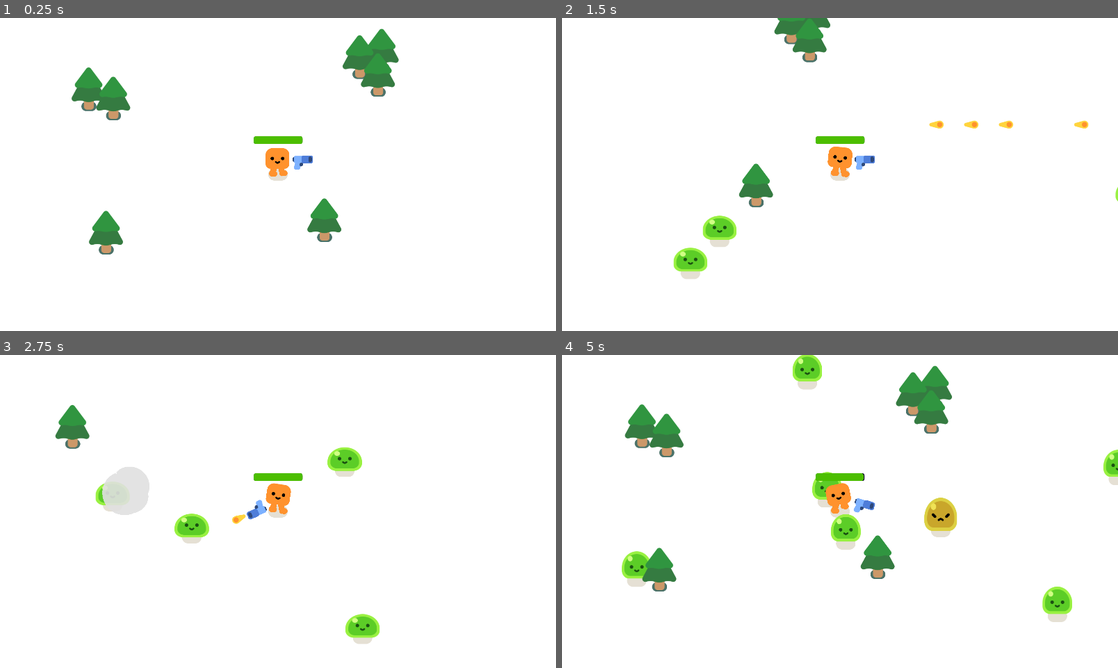
Above: before the commit, frames 1-4 (two rows, left to right).
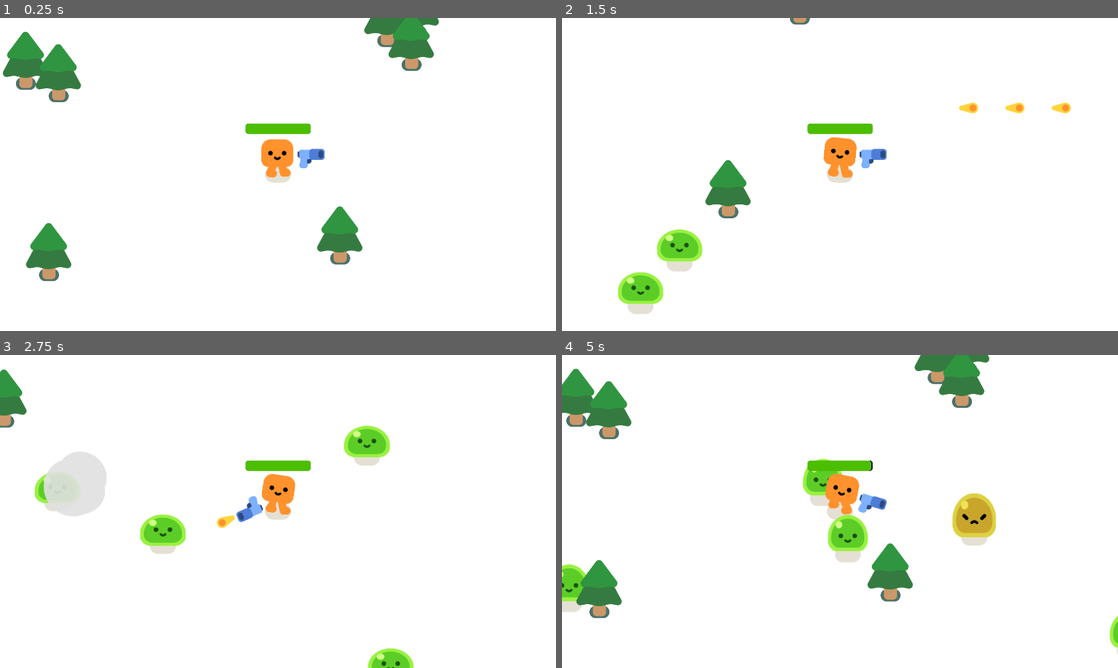
Above: after the commit, the same moments.

Repository: ProjectsOfJames/Survivor_like_V1-
Game: Godot game, scene res://survivors_game.tscn
Same seed, same stepped clock (60 frames per second), same inputs: the game is played once before the commit and once after it.
Inputs:
- Up to frame 1 (0.25 s): no input
- Up to frame 2 (1.5 s): hold D (move_right) 0.53-1.28 s; hold S (move_down) from 1.28 s (still down)
- Up to frame 3 (2.75 s): release S (move_down) at 2.03 s; hold D (move_right) from 2.03 s (still down)
- Up to frame 4 (5 s): release D (move_right) at 2.78 s; hold W (move_up) 2.78-3.53 s; hold A (move_left) from 3.53 s (still down)

The runs differ from the first frame. In frame 1, 9.1% of the frame differs, in the area x 0-79%, y 0-85%; in frame 2, 6.2%; in frame 3, 8.5%; in frame 4, 14%, in the area x 0-100%, y 0-96%.

Commit message:
Progress
Minor progress setting up repository

Diff:
--- a/characters/slime/slime.gd
+++ b/characters/slime/slime.gd
@@ -1,5 +1,6 @@
 extends Node2D
 
+const rebound = 20
 
 func play_walk():
 	%AnimationPlayer.play("walk")
--- a/mob.gd
+++ b/mob.gd
@@ -1,11 +1,17 @@
 extends CharacterBody2D
 
-var health = 3
+var mob_health = {
+	"slime": 3,
+}
+
+var mob_type
+var rebound = 20
 
 @onready var player = get_node("/root/Game/Player")
 
 func _ready() -> void:
 	%Slime.play_walk()
+	mob_type = "slime"
 
 func _physics_process(delta: float) -> void:
 	var direction = global_position.direction_to(player.global_position)
@@ -13,11 +19,12 @@
 	move_and_slide()
 
 func take_damage():
-	health -= 1
+	mob_health[mob_type] -= 1
 	%Slime.play_hurt()
 
-	if health == 0:
+	if mob_health[mob_type] == 0:
 		queue_free()
+
 		const SMOKE_EXPLOSION = preload("res://smoke_explosion/smoke_explosion.tscn")
 		var smoke = SMOKE_EXPLOSION.instantiate()
 		get_parent().add_child(smoke)
--- a/player.gd
+++ b/player.gd
@@ -2,6 +2,7 @@
 signal health_depleted
 
 var health = 100.0
+var kill_count = 0
 
 func _physics_process(delta: float) -> void:
 	var direction = Input.get_vector("move_left", "move_right", "move_up", "move_down")
@@ -13,6 +14,11 @@
 	else:
 		%HappyBoo.play_idle_animation()
 
+	if direction.x < 0:
+		%HappyBoo.scale.x = -1
+	else:
+		%HappyBoo.scale.x = 1
+
 	const DAMAGE_RATE = 5.0
 	var overlapping_mobs = %HurtBox.get_overlapping_bodies()
 	if overlapping_mobs.size() > 0:
--- a/project.godot
+++ b/project.godot
@@ -81,13 +81,18 @@
 
 [display]
 
-window/size/viewport_width=1920
-window/size/viewport_height=1080
+window/size/viewport_width=1440
+window/size/viewport_height=810
 window/stretch/mode="viewport"
 
 [dotnet]
 
 project/assembly_name="Getting started with Godot 4"
+
+[editor]
+
+version_control/plugin_name="GitPlugin"
+version_control/autoload_on_startup=true
 
 [editor_plugins]
 
Not shown, changed: .gitattributes
Not shown, changed: .gitignore
Not shown, added: addons/godot-git-plugin/LICENSE
Not shown, added: addons/godot-git-plugin/THIRDPARTY.md
